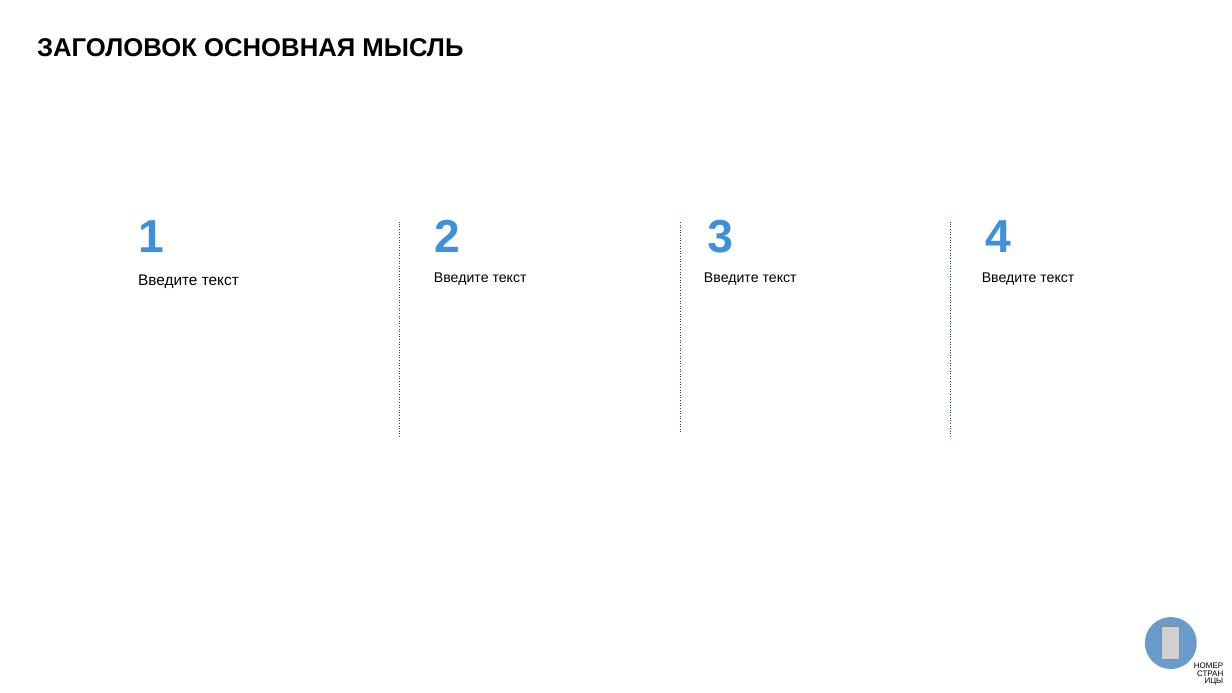
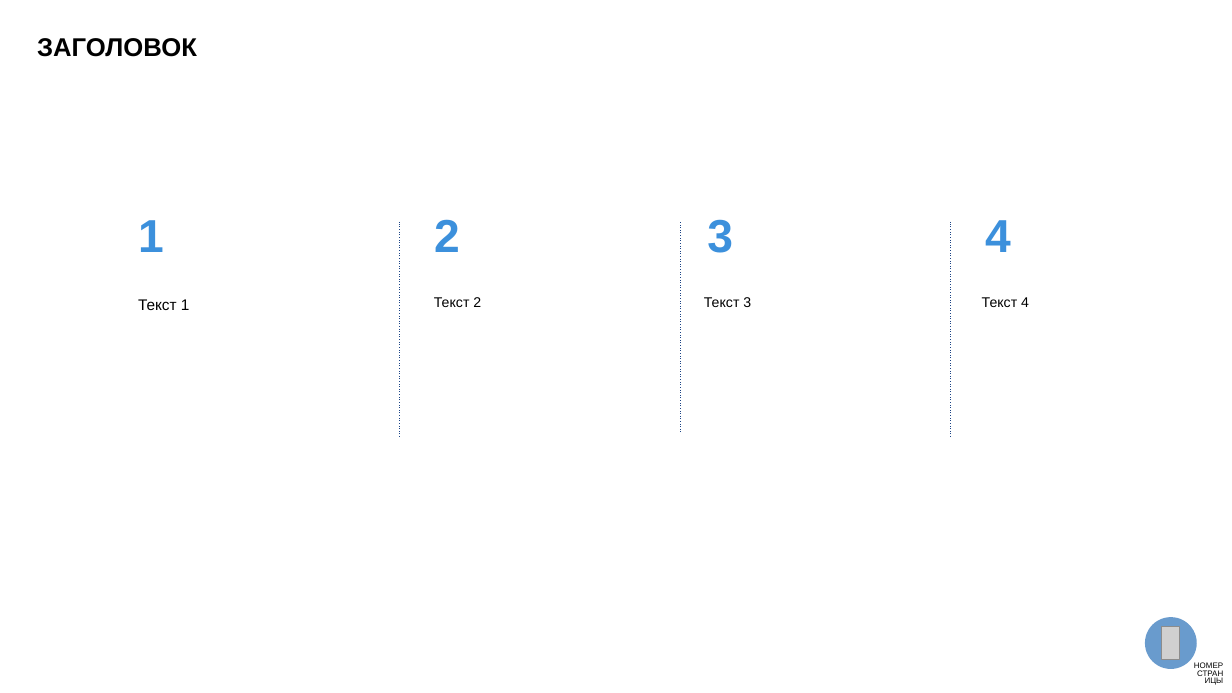
Before and after one commit to Y-uri-K/presentations_AI, a slide deck: slide 5 of backend/app/assets/dvfu_template.pptx. Drawn at 1232x693 pixels with LibreOffice and Linux fonts; fonts in the diff are those of the drawing; grey boxes stand for pictures. Boxes give left, top, right and bottom in pixels: in the first picture for what was removed or moved away, otherwise in the second. Text is boxed around its words. In the diff, an @@ line names an element or a change of style, - is before the commit and + after.

```diff
--- a/backend/app/assets/dvfu_template.pptx
+++ b/backend/app/assets/dvfu_template.pptx
@@ text at (x1=37, y1=38, x2=197, y2=57): text changed @@
-ЗАГОЛОВОК ОСНОВНАЯ МЫСЛЬ
+ЗАГОЛОВОК
@@ text at (x1=138, y1=299, x2=190, y2=310): text changed @@
-Введите текст
+Текст 1
@@ text at (x1=434, y1=297, x2=481, y2=307): text changed @@
-Введите текст
+Текст 2
@@ text at (x1=704, y1=297, x2=751, y2=307): text changed @@
-Введите текст
+Текст 3
@@ text at (x1=982, y1=297, x2=1029, y2=307): text changed @@
-Введите текст
+Текст 4
```
Also in this commit, not shown: 11 other slides changed, 2 other files.
